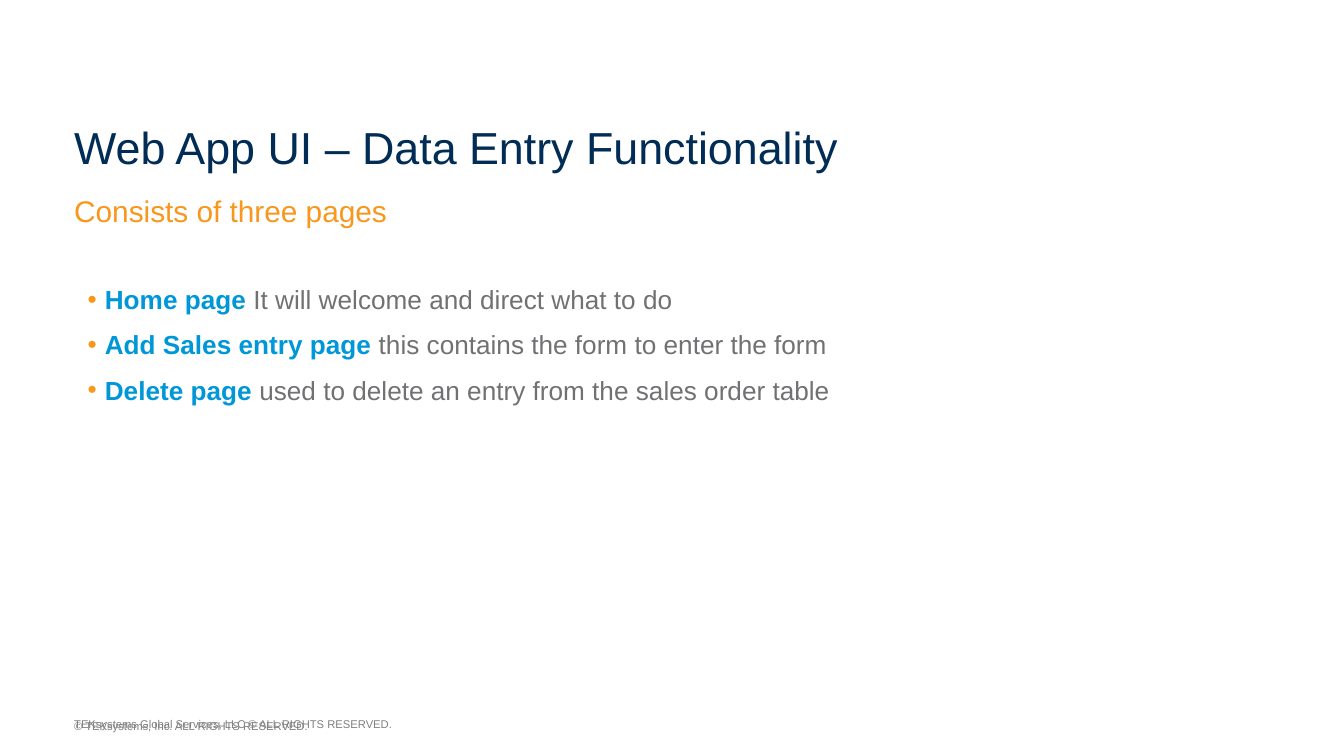
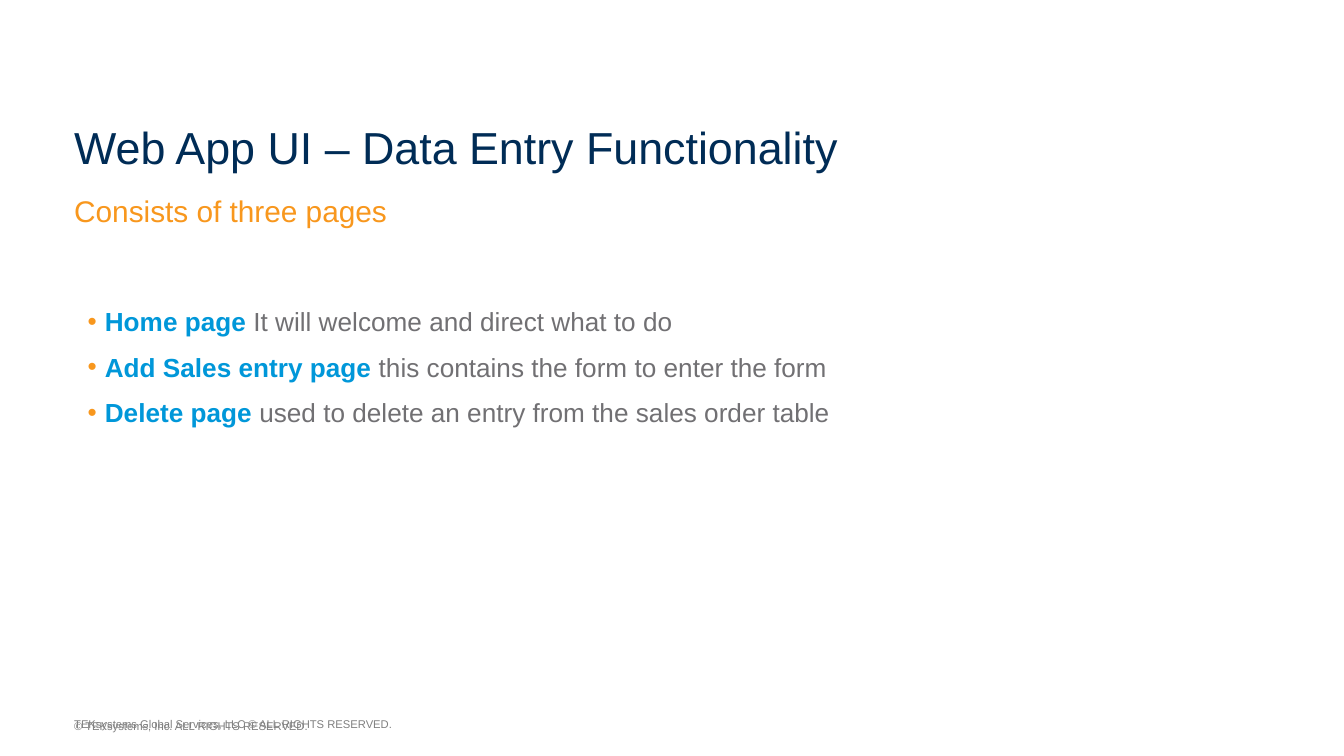
Before and after one commit to eskinderabebe/tek-abebe-Capstone-1, a slide deck: slide 4 of Capstone_1_Eskinder-Abebe-Presentation.pptx (slide 5 before the commit). Drawn at 1344x756 pixels with LibreOffice and Linux fonts; fonts in the diff are those of the drawing; background and template pictures are left out. Boxes give left, top, right and bottom in pixels: in the first picture for what was removed or moved away, otherwise in the second. Text is boxed around its words. In the diff, an @@ line names an element or a change of style, - is before the commit and + after.

```diff
--- a/Capstone_1_Eskinder-Abebe-Presentation.pptx
+++ b/Capstone_1_Eskinder-Abebe-Presentation.pptx
@@ text "Home page It will welcome ...": place and size @@
-text "Home page It will welcome ..." at bbox=[105, 290, 830, 406]
+text "Home page It will welcome ..." at bbox=[105, 312, 830, 428]
```
Also in this commit, not shown: 1 other slide changed, 3 slides added, 7 slides removed, 4 other files.
